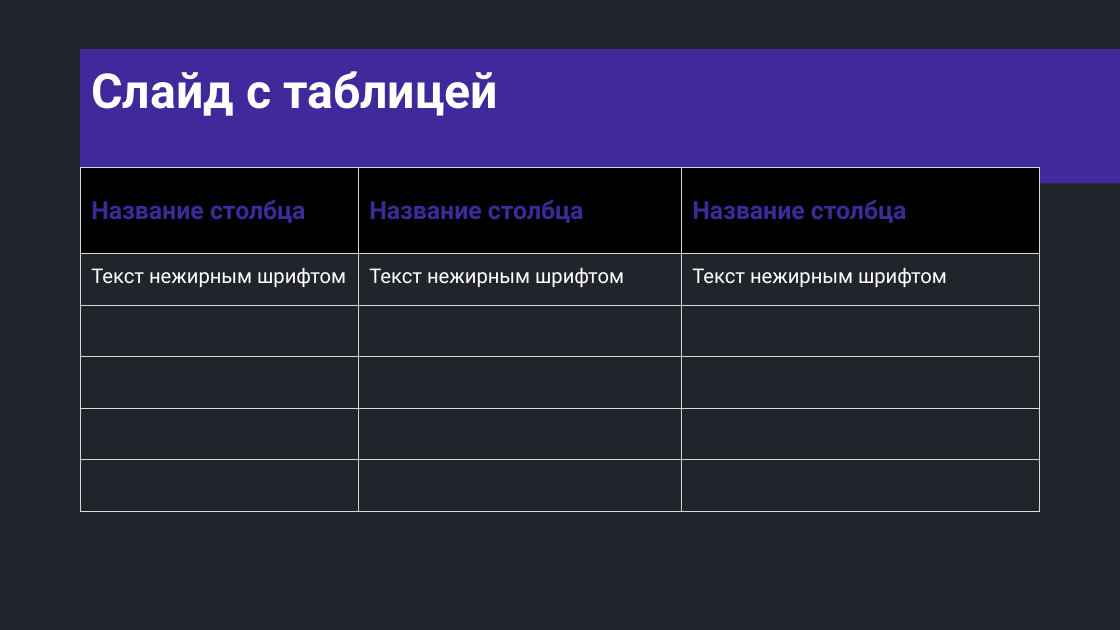
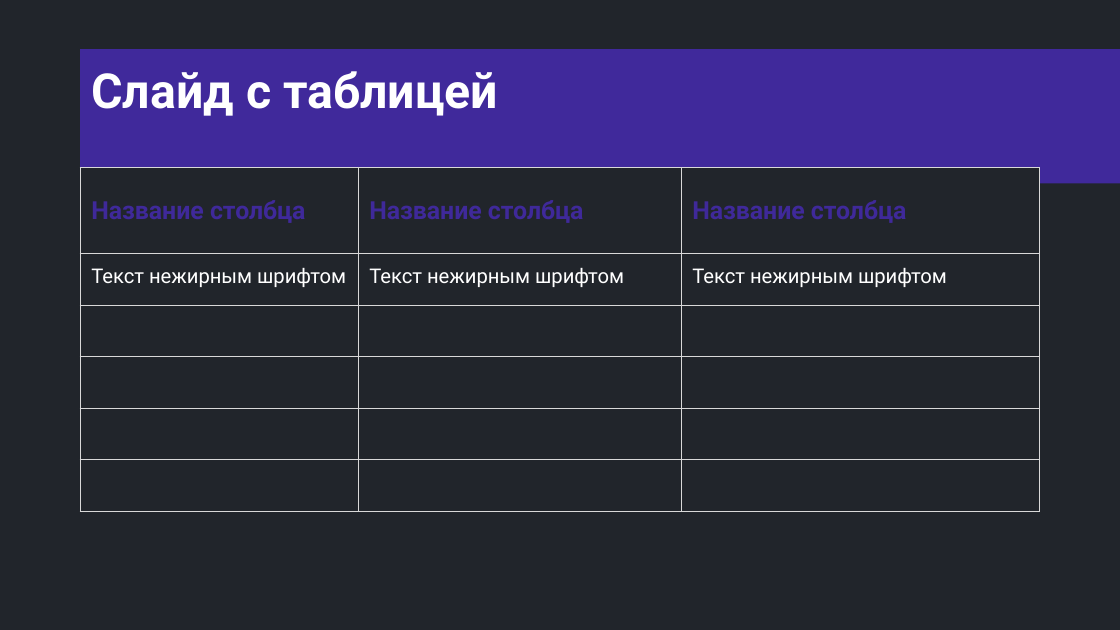
Before and after one commit to semusv/Bank_analyzer, a slide deck: slide 52 of bank_analyzer.pptx (slide 47 before the commit). Drawn at 1120x630 pixels with LibreOffice and Linux fonts; fonts in the diff are those of the drawing. Boxes give left, top, right and bottom in pixels: in the first picture for what was removed or moved away, otherwise in the second. Text is boxed around its words. In the diff, an @@ line names an element or a change of style, - is before the commit and + after.

```diff
--- a/bank_analyzer.pptx
+++ b/bank_analyzer.pptx
@@ table at [81, 168, 1039, 531] @@
@@ fill #000000 to #21252B in row 1 @@
```
Also in this commit, not shown: 29 other slides changed, 5 slides added, 9 other files.
